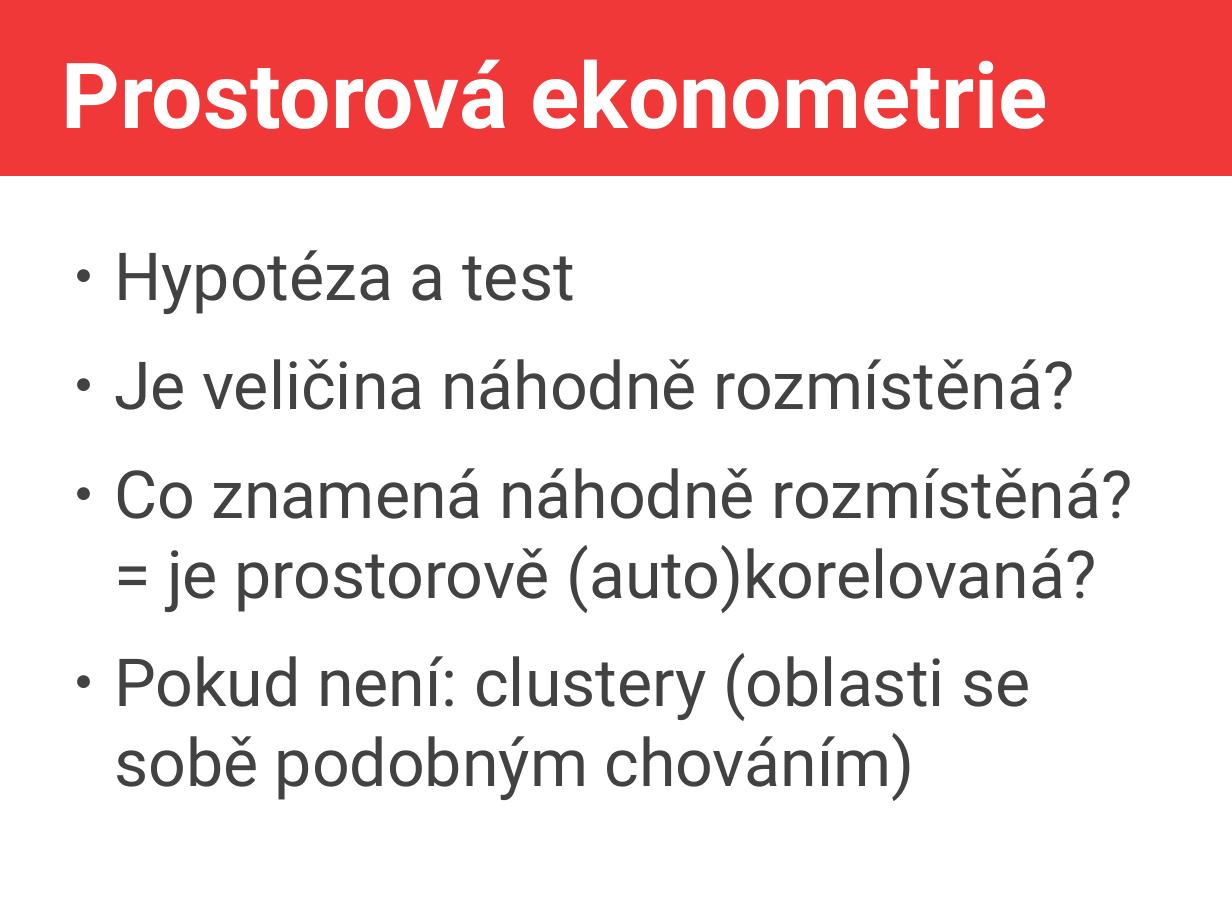
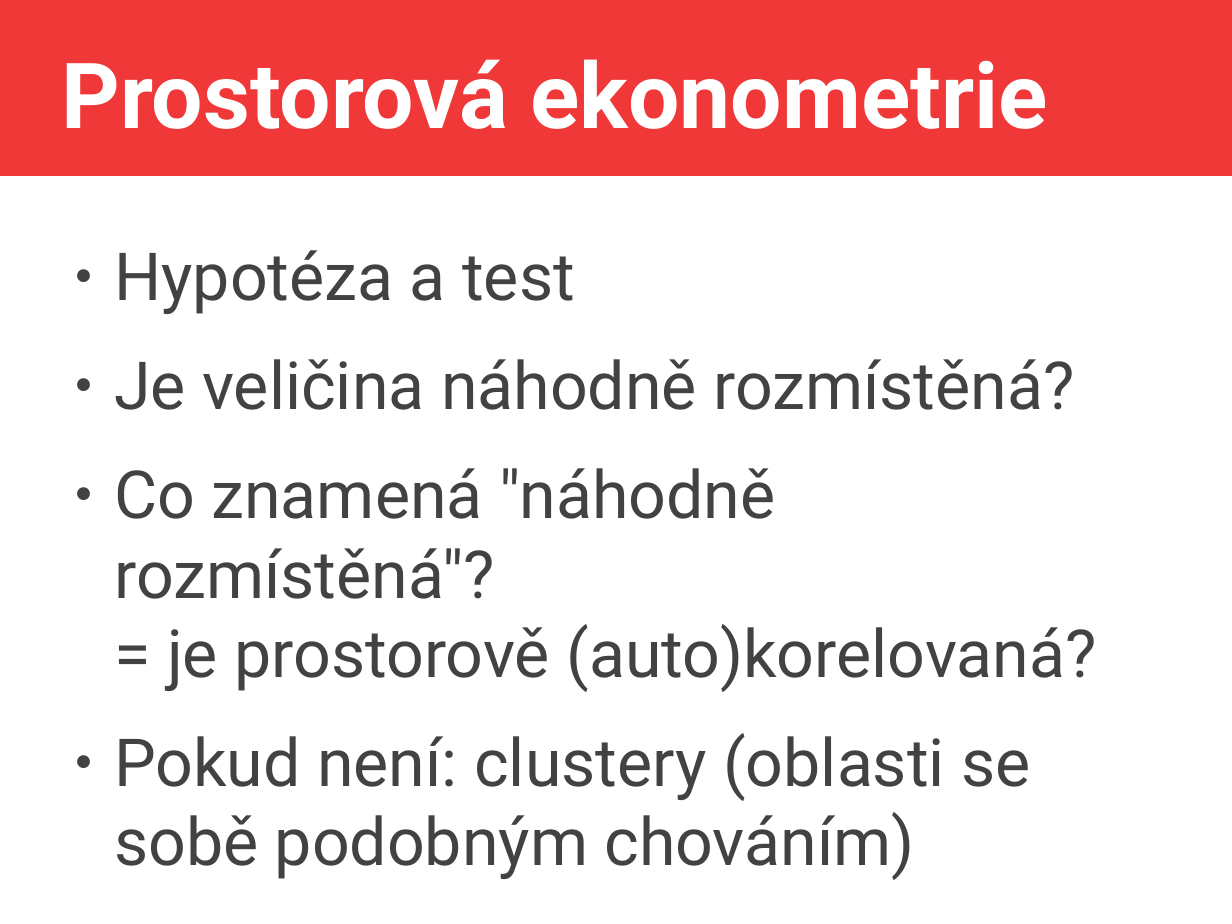
Before and after one commit to jlacko/4EK418, a slide deck: slide 10 of prez/4 - advanced calculations.odp (slide 11 before the commit). Drawn at 1232x924 pixels with LibreOffice and Linux fonts; fonts in the diff are those of the drawing. Boxes give left, top, right and bottom in pixels: in the first picture for what was removed or moved away, otherwise in the second. Text is boxed around its words. In the diff, an @@ line names an element or a change of style, - is before the commit and + after.

```diff
--- a/prez/4 - advanced calculations.odp
+++ b/prez/4 - advanced calculations.odp
@@ text at (114, 468, 1096, 692): text changed @@
-● Co znamená náhodně rozmístěná?
-  = je prostorově (auto)korelovaná?
+● Co znamená "náhodně rozmístěná"?
+  = je prostorově (auto)korelovaná?
```
Also in this commit, not shown: 5 other slides changed, 6 slides added, 1 slide removed, 1 other file.
